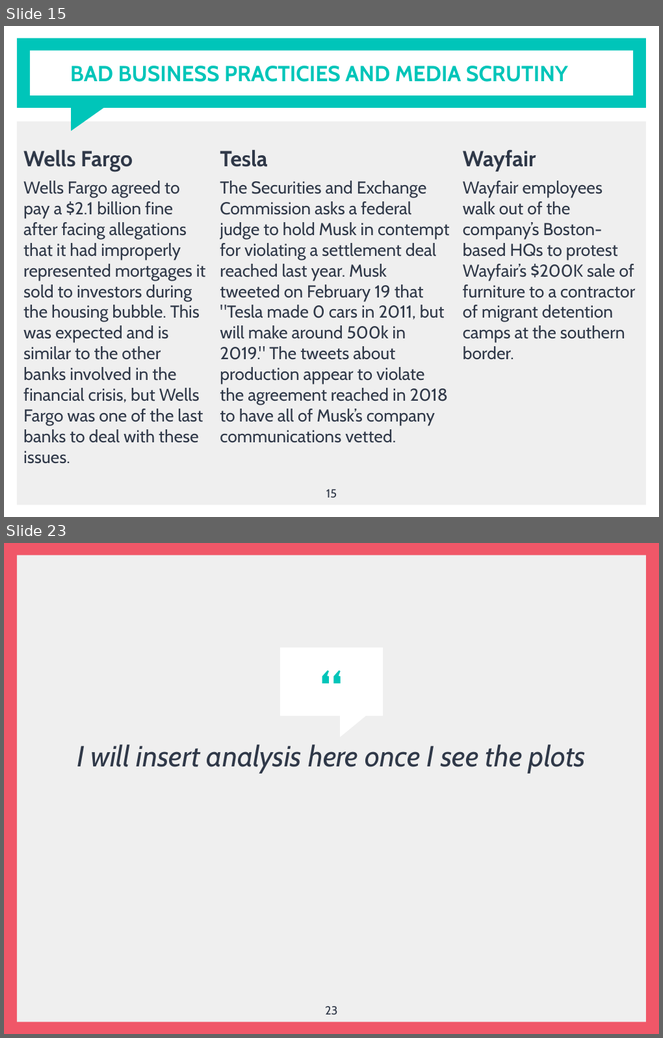
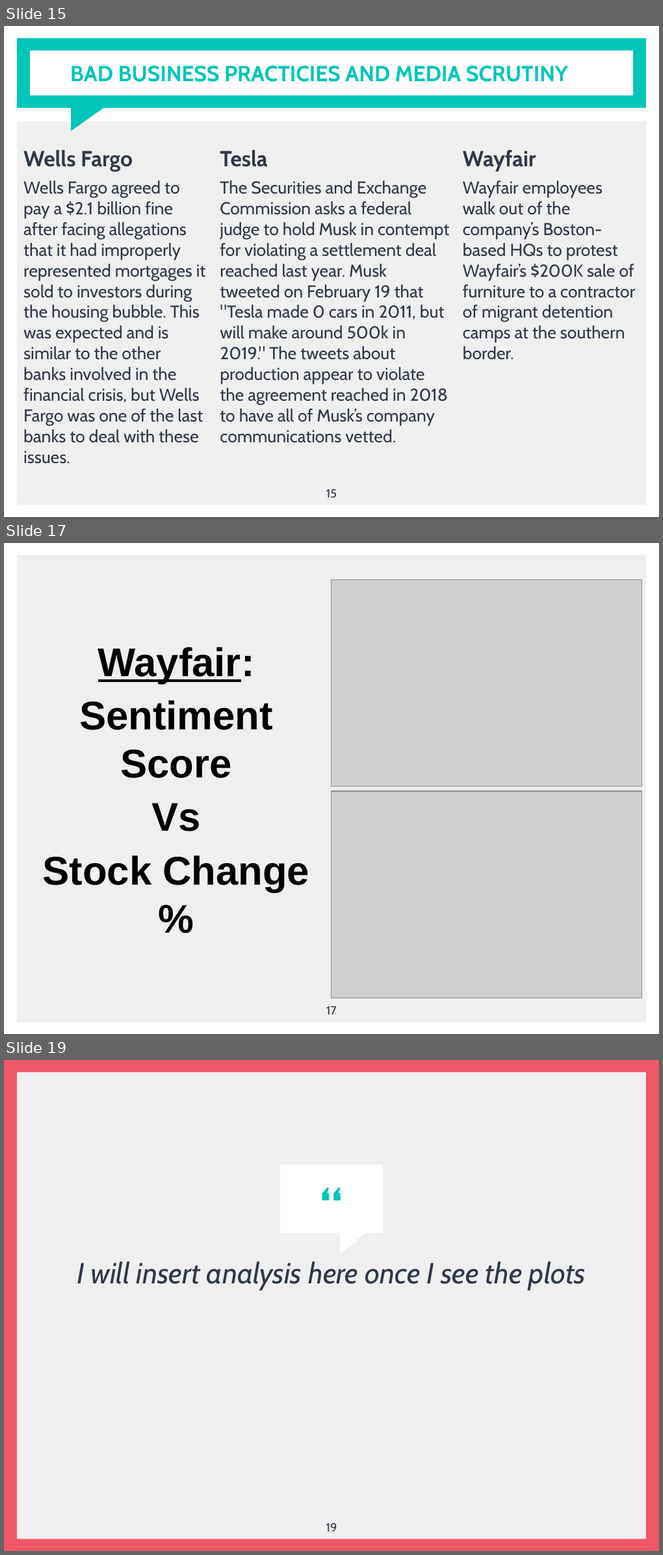
Before and after one commit to jsialcalde/news_project, a slide deck: News Project Presentation.pptx. Shown one above the other, each under a label of ours: slides 15 and 23 before the commit, slides 15, 17 and 19 after it; the slides between them are not shown. The pictures are 663x1038 and 663x1555 pixels, drawn with LibreOffice and Linux fonts; fonts in the diff are those of the drawing; grey boxes stand for pictures. Boxes give left, top, right and bottom in pixels: in the first picture for what was removed or moved away, otherwise in the second. Text is boxed around its words. In the diff, an @@ line names an element or a change of style, - is before the commit and + after.

```diff
--- a/News Project Presentation.pptx
+++ b/News Project Presentation.pptx
@@ slide 17 added at box(4, 543, 659, 1034), background #FFFFFF; not listed: 1 template element that a slide beside it also shows @@
@@ picture added at box(332, 579, 642, 787) @@
@@ text added at box(43, 647, 310, 892), 44 pt, text #000000, bold @@
+Wayfair:
+Sentiment Score
+Vs
+Stock Change %
@@ picture added at box(332, 791, 642, 999) @@
@@ page number added at box(326, 1006, 337, 1015), 13 pt, text #2F3848 @@
+17
@@ what was slide 23 is now slide 19 @@
@@ page number at box(326, 1523, 337, 1532): text changed @@
-23
+19
```
Also in this commit, not shown: 2 other slides added, 7 slides removed.
